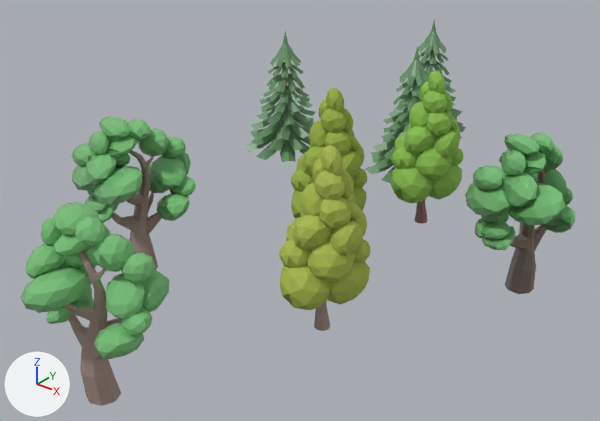
The OBJ model assets/3DModels/Tree3/trees3.obj as it was, and as the next commit left it.
Camera for both pictures: a 50 mm camera at (15.2, -20.7, 14.0) aimed at (-1.0, -0.4, 1.5). The lights are fixed; the arrows at lower left show +X, +Y and +Z. Where no turn or scale is listed for an object, it has been applied to the vertices.

In view in the first picture: 'Fir_tree_Cylinder_003', 'Fir_tree_Cylinder_004', 'Fir_tree_Cylinder_005', 'Oak_Cylinder_004', 'Oak_Cylinder_008', 'Oak_Cylinder_009', 'Poplar_Cylinder_005', 'Poplar_Cylinder_006', 'Poplar_Cylinder_007', 'trunk002', 'trunk003', 'trunk1'.
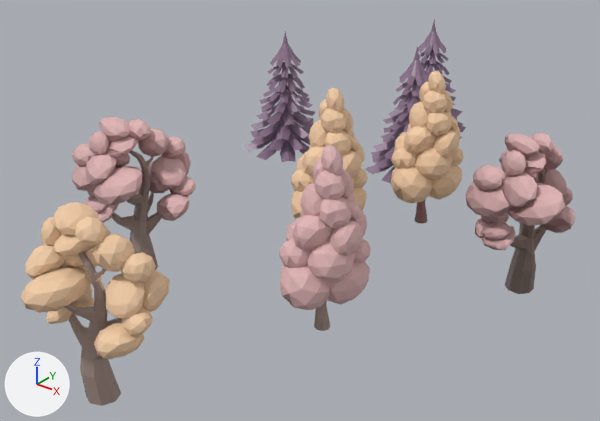
The change, as a list of edits to the scene's bpy script:
```text
Change mat_15___glossy_plastic:
    mat_15___glossy_plastic.base_color: (0.151, 0.317, 0.151) -> (0.28, 0.182, 0.281)  # green #6c996c -> purple #907690
Change mat_wire_065132020:
    mat_wire_065132020.base_color: (0.255, 0.518, 0.0784) -> (0.903, 0.616, 0.39)  # green #8abf4f -> beige #f4cea8
Change mat_wire_103124019:
    mat_wire_103124019.base_color: (0.404, 0.486, 0.0745) -> (0.765, 0.473, 0.475)  # green #aab94d -> pink #e3b7b7
Change me_oak_cylinder_004:
    where me_oak_cylinder_004.from_pydata(...)  # 940 vertices, 1390 faces; spans x -2.02..1.94, y -11.56..-8.72, z -0.01..5.3
    used by ob_oak_cylinder_004; location = (0.0, 0.0, 0.0)
    me_oak_cylinder_004 part 1: 1390 faces spanning x -2.02..1.94, y -11.56..-8.72, z -0.01..5.3 switch from mat_rock1sg (green #7bc27b) to mat_wire_065132020 (beige #f4cea8)
Change me_oak_cylinder_008:
    where me_oak_cylinder_008.from_pydata(...)  # 940 vertices, 1390 faces; spans x 4.61..7.49, y 0.13..3.96, z -0.01..5.3
    used by ob_oak_cylinder_008; location = (0.0, 0.0, 0.0)
    me_oak_cylinder_008 part 2: 1390 faces spanning x 4.61..7.49, y 0.13..3.96, z -0.01..5.3 switch from mat_rock1sg (green #7bc27b) to mat_wire_103124019 (pink #e3b7b7)
Change me_oak_cylinder_009:
    where me_oak_cylinder_009.from_pydata(...)  # 940 vertices, 1390 faces; spans x -6.2..-2.82, y -6.41..-2.78, z -0.01..5.3
    used by ob_oak_cylinder_009; location = (0.0, 0.0, 0.0)
    me_oak_cylinder_009 part 3: 1390 faces spanning x -6.2..-2.82, y -6.41..-2.78, z -0.01..5.3 switch from mat_rock1sg (green #7bc27b) to mat_wire_103124019 (pink #e3b7b7)
Change me_poplar_cylinder_006:
    where me_poplar_cylinder_006.from_pydata(...)  # 888 vertices, 1367 faces; spans x -1.79..0.91, y -1.09..1.87, z 1.04..5.81
    used by ob_poplar_cylinder_006; location = (0.0, 0.0, 0.0)
    me_poplar_cylinder_006 part 4: 1367 faces spanning x -1.79..0.91, y -1.09..1.87, z 1.04..5.81 switch from mat_wire_080108014 (green #98ae42) to mat_wire_065132020 (beige #f4cea8)
```

What differs and where, as boxes [x1, y1, x2, y2] in the pictures (600 x 421 px):
'Oak_Cylinder_004', recoloured, surface changed (green to beige): [20, 202, 170, 359] in both
'Poplar_Cylinder_007', recoloured (green to pink): [279, 145, 370, 310] in both
'Oak_Cylinder_009', recoloured, surface changed (green to pink): [71, 116, 196, 223] in both
'Oak_Cylinder_008', recoloured, surface changed (green to pink): [465, 133, 575, 250] in both
'Poplar_Cylinder_005', recoloured (green to beige): [391, 71, 464, 203] in both
'Fir_tree_Cylinder_003', recoloured (green to purple): [243, 31, 315, 162] in both
'Poplar_Cylinder_006', recoloured, surface changed (green to beige): [291, 88, 367, 219] in both
'Fir_tree_Cylinder_005', recoloured: [365, 46, 429, 183] in both
'Fir_tree_Cylinder_004', recoloured: [389, 20, 466, 139] in both
